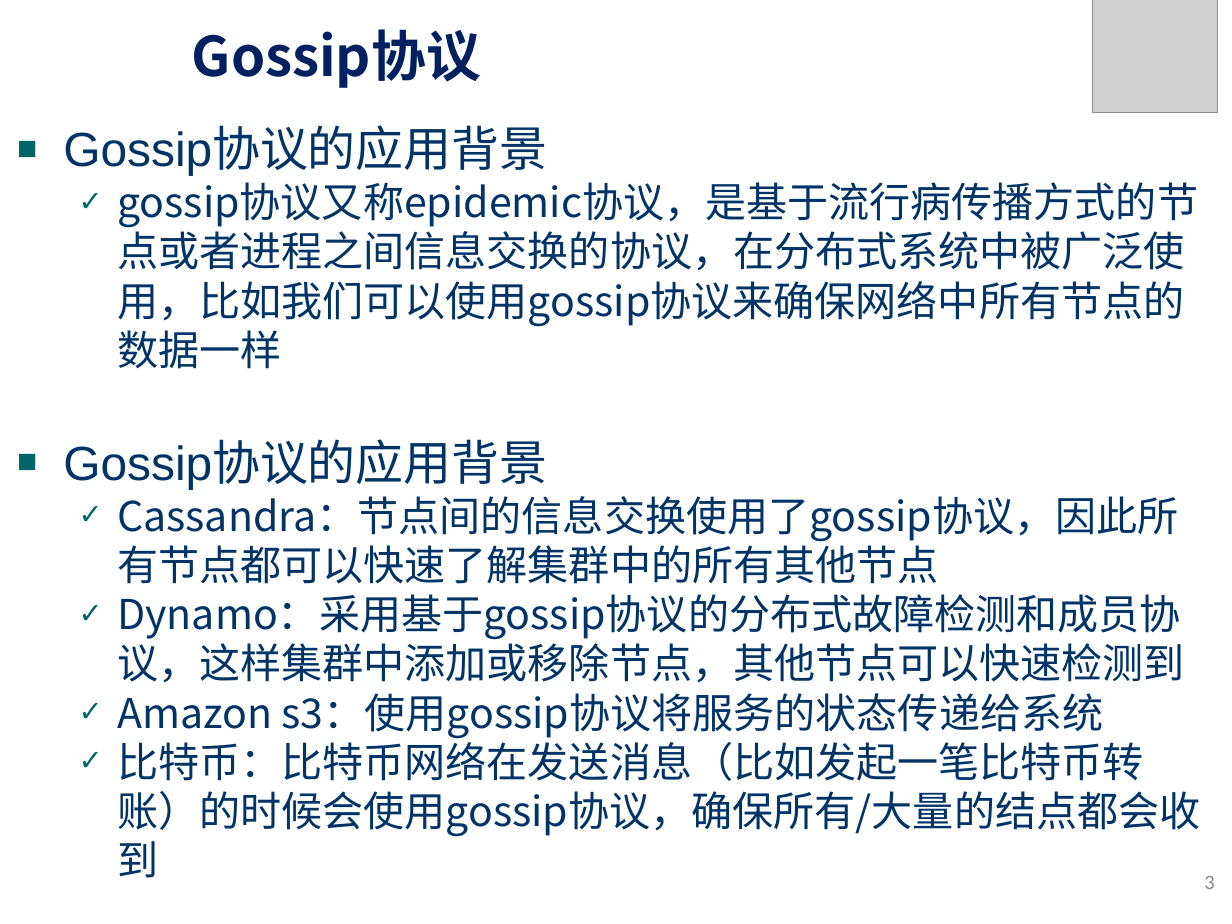
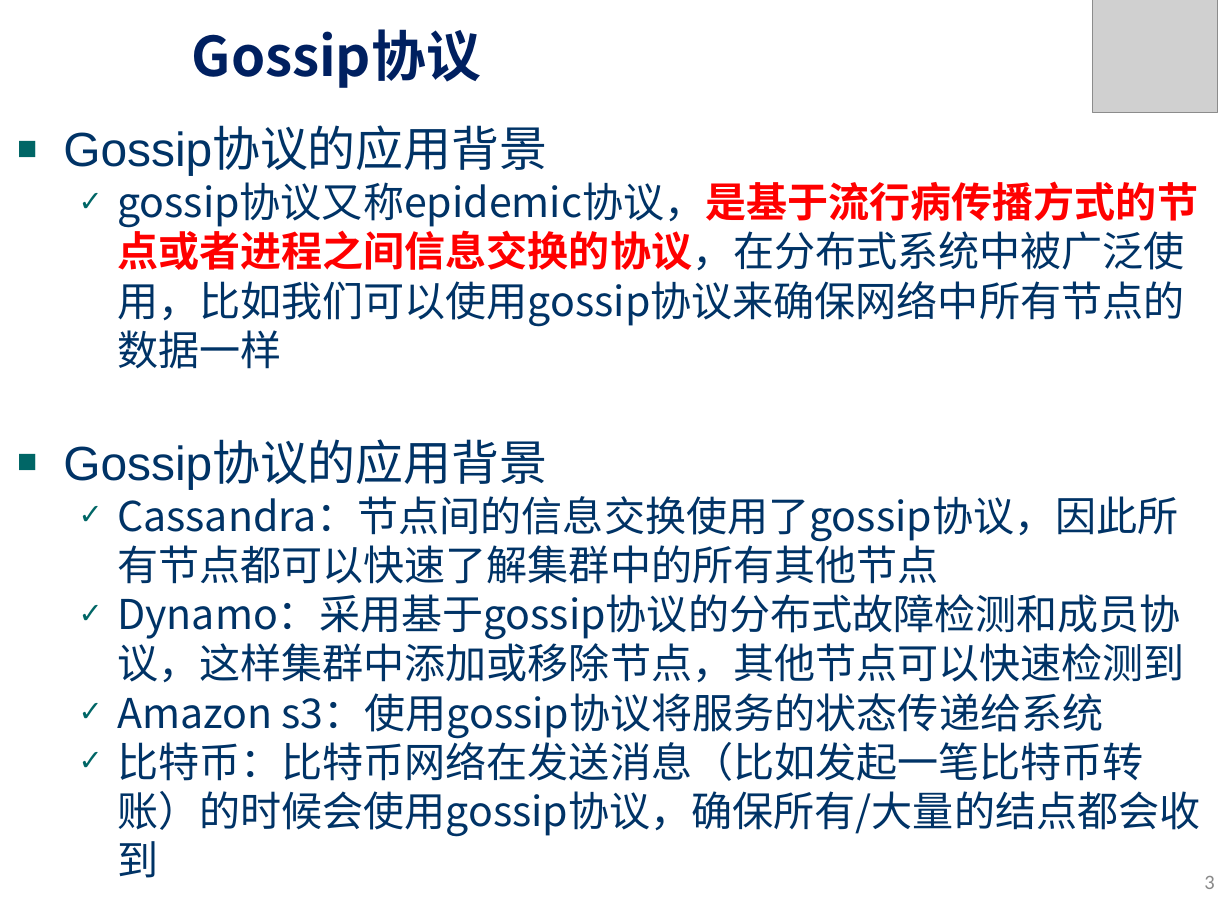
Before and after one commit to zhengxq27/Junoir_study_last, a slide deck: slide 3 of 分布式计算/课件/10. Gossip协议与事务提交.pptx. Drawn at 1232x924 pixels with LibreOffice and Linux fonts; fonts in the diff are those of the drawing; grey boxes stand for pictures; background and template pictures are left out. Boxes give left, top, right and bottom in pixels: in the first picture for what was removed or moved away, otherwise in the second. Text is boxed around its words. In the diff, an @@ line names an element or a change of style, - is before the commit and + after.

```diff
--- a/分布式计算/课件/10. Gossip协议与事务提交.pptx
+++ b/分布式计算/课件/10. Gossip协议与事务提交.pptx
@@ text at (117, 175, 1198, 326): text colour #003366 to #FF0000, bold on in "gossip协议又称epidemic协议，是基于流行病传播方式的节点或者进程之间信息交换的协议，在分布式系统中被广泛使用 ..." @@
```
Also in this commit, not shown: 1 other slide changed, 13 other files.
